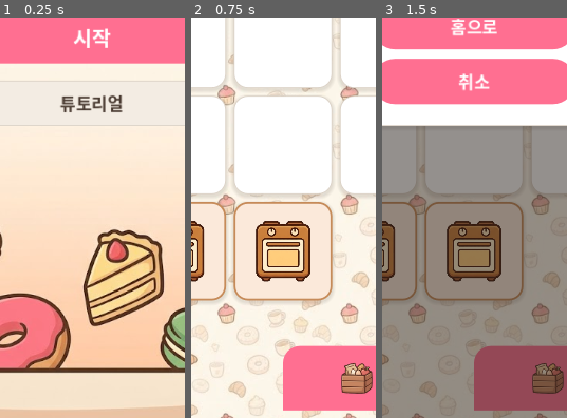
Above: before the commit, frames 1-3 (left to right).
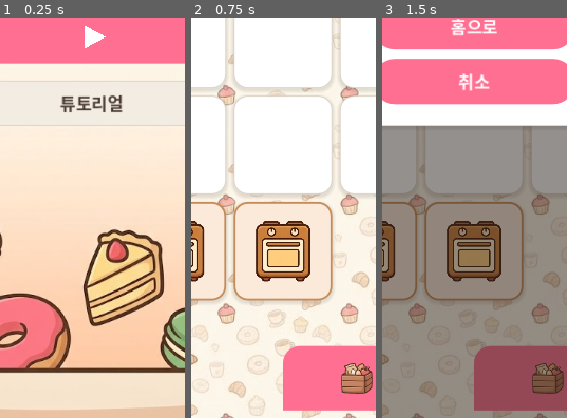
Above: after the commit, the same moments.

Repository: yellyB/game-slot-kitchen
Game: Godot game, scene res://scenes/Main.tscn
Same seed, same stepped clock (60 frames per second), same inputs: the game is played once before the commit and once after it. Sound files missing from this copy of the repository are replaced by a short silence.
Inputs (mouse positions are % of the whole screen's width and height, from its top left):
- Up to frame 1 (0.25 s): no input
- Up to frame 2 (0.75 s): click (50, 52) at 0.5 s, where only the run before the commit has a clickable "시작"
- Up to frame 3 (1.5 s): click (11, 5) at 1.25 s
The pictures show only the part of the screen within x 25-75%, y 50-100%; the shares and areas given below are measured in that part.

The runs differ from the first frame. In frame 1, 0.6% of the frame differs, in the area x 40-60%, y 2-8%; in frame 2, nothing differs; in frame 3, nothing differs.

Commit message:
시작 버튼: '시작' 텍스트 대신 오른쪽 채워진 삼각형(▶ 재생 아이콘) 직접 그림
Co-Authored-By: Claude Opus 4.8 (1M context) <noreply@anthropic.com>

Diff:
--- a/scripts/title_screen.gd
+++ b/scripts/title_screen.gd
@@ -43,16 +43,13 @@
 	v.add_child(spacer)
 
 	var start := Button.new()
-	start.text = Loc.t("start")
+	# 텍스트 대신 오른쪽으로 향한 채워진 삼각형(▶ 재생 아이콘)을 직접 그림
 	_start_btn = start
 	start.custom_minimum_size = Vector2(180, 56)
-	start.add_theme_font_size_override("font_size", 22)
-	start.add_theme_color_override("font_color", Palette.WHITE)
-	start.add_theme_color_override("font_hover_color", Palette.WHITE)
-	start.add_theme_color_override("font_pressed_color", Palette.WHITE)
 	start.add_theme_stylebox_override("normal", UI.chip(Palette.MAIN))
 	start.add_theme_stylebox_override("hover", UI.chip(Palette.MAIN.lightened(0.08)))
 	start.add_theme_stylebox_override("pressed", UI.chip(Palette.MAIN.darkened(0.1)))
+	start.draw.connect(_draw_play_triangle.bind(start))
 	start.pressed.connect(func(): start_pressed.emit())
 	Audio.attach_click(start)   # 시작 버튼 클릭음
 	v.add_child(start)
@@ -153,8 +150,22 @@
 	add_child(panel)
 
 
+## 시작 버튼 위에 오른쪽으로 뾰족한 채워진 삼각형(재생 아이콘)을 그린다.
+func _draw_play_triangle(btn: Button) -> void:
+	var s := btn.size
+	var w := 22.0   # 삼각형 가로
+	var h := 24.0   # 삼각형 세로
+	var cx := s.x * 0.5 + w / 6.0   # 무게중심 보정(시각적 중앙 맞춤)
+	var cy := s.y * 0.5
+	var pts := PackedVector2Array([
+		Vector2(cx - w * 0.5, cy - h * 0.5),
+		Vector2(cx - w * 0.5, cy + h * 0.5),
+		Vector2(cx + w * 0.5, cy),
+	])
+	btn.draw_colored_polygon(pts, Palette.WHITE)
+
+
 func _refresh_texts() -> void:
-	if is_instance_valid(_start_btn):
-		_start_btn.text = Loc.t("start")
+	# 시작 버튼은 아이콘(삼각형)이라 언어 무관 — 튜토리얼 텍스트만 갱신
 	if is_instance_valid(_tut_btn):
 		_tut_btn.text = Loc.t("tutorial")
